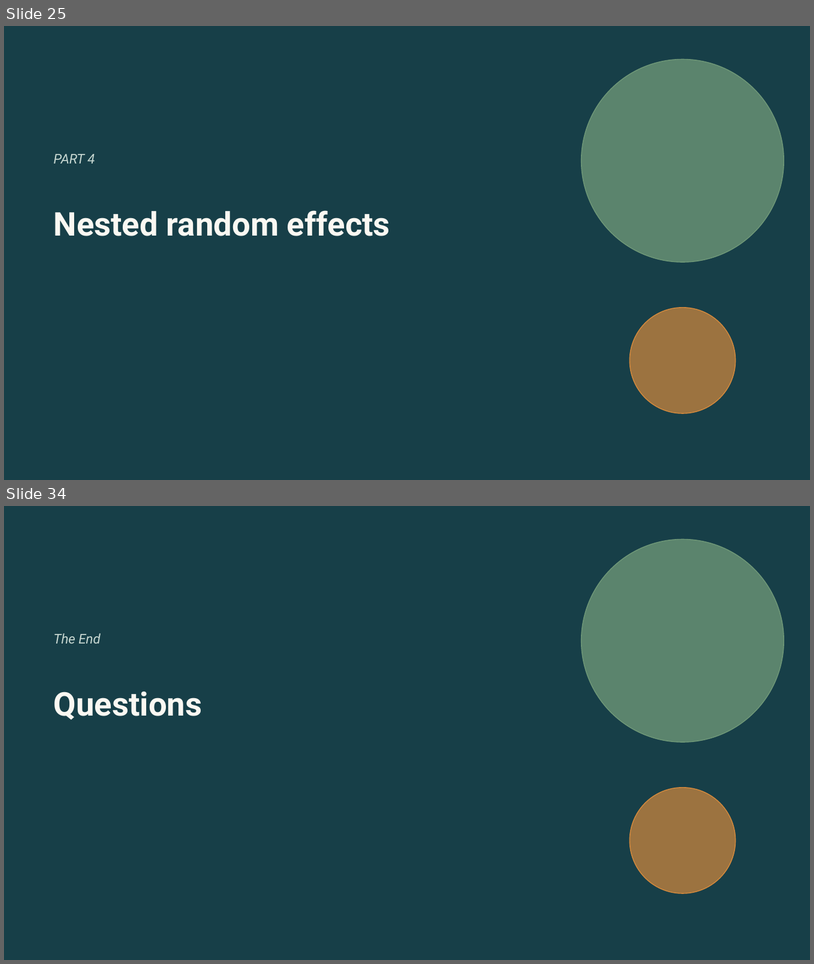
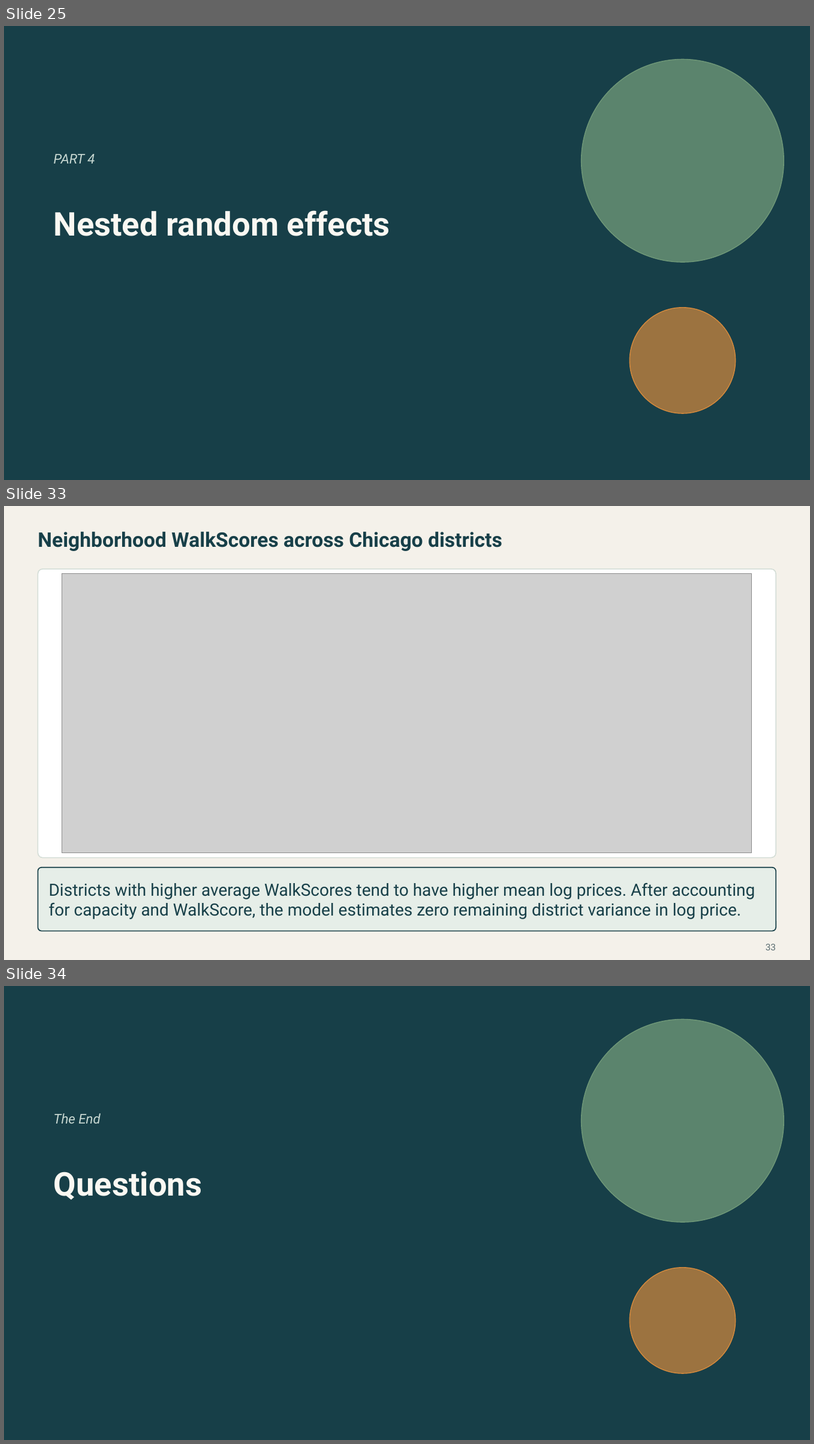
Before and after one commit to Postmus/BeyondMLR, a slide deck: lectures_2627/week3/Beyond_MLR_Week_3.pptx. Shown one above the other, each under a label of ours: slides 25 and 34 before the commit, slides 25, 33 and 34 after it; the slides between them are not shown. The pictures are 814x964 and 814x1444 pixels, drawn with LibreOffice and Linux fonts; fonts in the diff are those of the drawing; grey boxes stand for pictures. Boxes give left, top, right and bottom in pixels: in the first picture for what was removed or moved away, otherwise in the second. Text is boxed around its words. In the diff, an @@ line names an element or a change of style, - is before the commit and + after.

Commit message:
Focus Week 3 Airbnb labs and lecture on entire homes
Center capacity at four guests and compare four- and five-guest homes at WalkScores 85 and 91. Update the nested-model results and show neighborhood WalkScores by district.

```diff
--- a/lectures_2627/week3/Beyond_MLR_Week_3.pptx
+++ b/lectures_2627/week3/Beyond_MLR_Week_3.pptx
@@ slide 33 added at (4,506,810,960), background #F4F1EA @@
@@ text added at (38,531,503,551), 24 pt, text #173F48, bold @@
+Neighborhood WalkScores across Chicago districts
@@ rounded rectangle added at (38,569,777,858), fill #FFFFFF, outline #D3DDD6 1.1 pt @@
@@ picture added at (62,574,752,853) @@
@@ rounded rectangle added at (38,867,777,931), fill #E6EEE8, outline #173F48 1.2 pt @@
@@ text added at (49,882,756,919), 20 pt, text #173F48 @@
+Districts with higher average WalkScores tend to have higher mean log prices. After accounting for capacity and WalkScore, the model estimates zero remaining district variance in log price.
@@ page number added at (766,943,776,950), 11 pt, text #5C6E72 @@
+33
```
Also in this commit, not shown: 6 slides changed, 1 other slide added, 2 slides removed, 12 other files.
